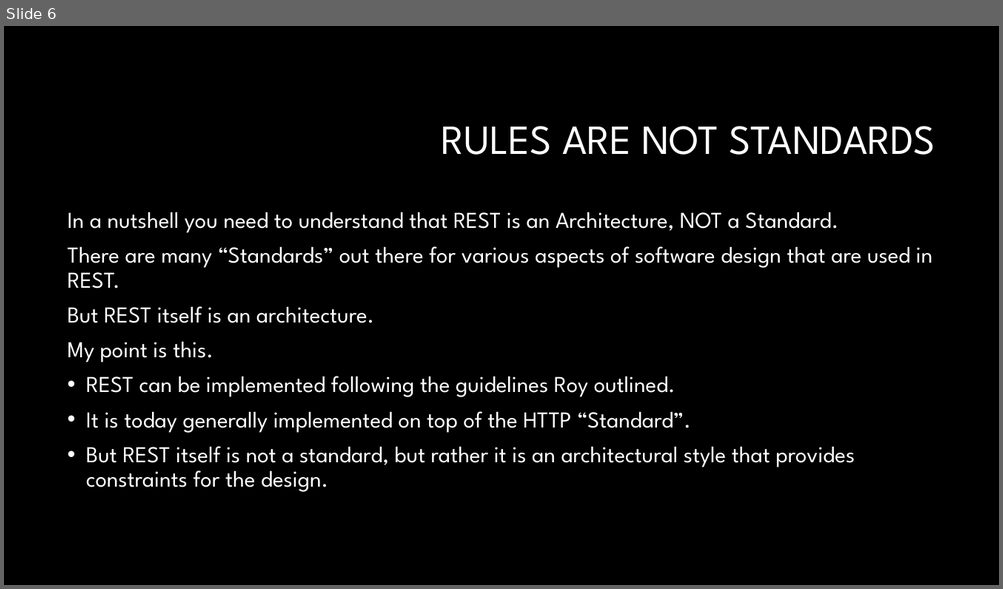
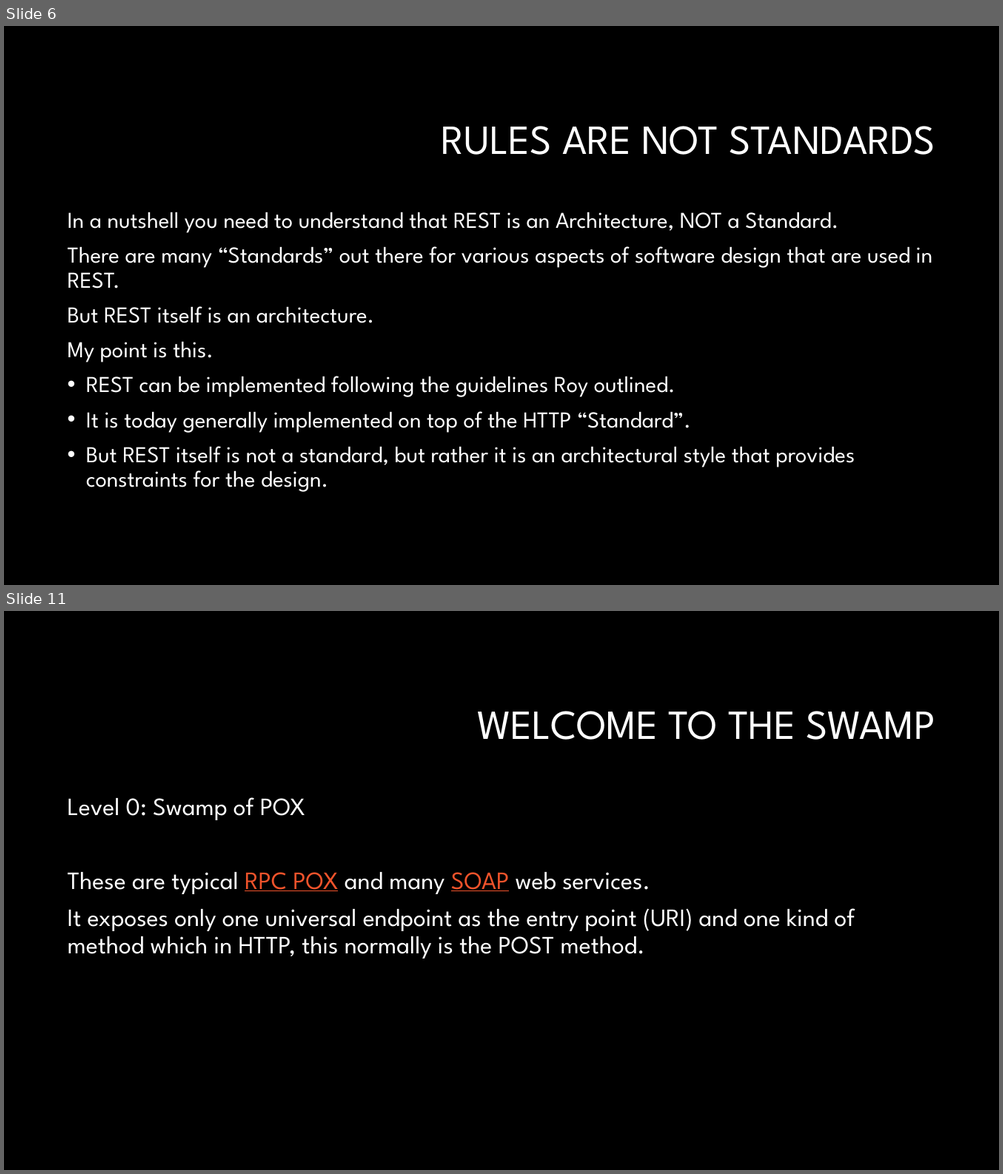
Before and after one commit to RonGarlit/RESTfulApiDemo, a slide deck: RESTful API the HATEOAS Way.pptx. Shown one above the other, each under a label of ours: slide 6 before the commit, slides 6 and 11 after it; the slides between them are not shown. The pictures are 1003x589 and 1003x1174 pixels, drawn with LibreOffice and Linux fonts; fonts in the diff are those of the drawing; background and template pictures are left out. Boxes give left, top, right and bottom in pixels: in the first picture for what was removed or moved away, otherwise in the second. Text is boxed around its words. In the diff, an @@ line names an element or a change of style, - is before the commit and + after.

```diff
--- a/RESTful API the HATEOAS Way.pptx
+++ b/RESTful API the HATEOAS Way.pptx
@@ slide 11 added at (4,611,999,1170), background #000000 @@
@@ title added at (477,711,935,740), 40 pt, text #FFFFFF @@
+WELCOME TO THE SWAMP
@@ text added at (68,797,855,959), 24 pt, text #FFFFFF @@
+Level 0: Swamp of POX
+These are typical RPC POX and many SOAP web services.
+It exposes only one universal endpoint as the entry point (URI) and one kind of method which in HTTP, this normally is the POST method.
```
Also in this commit, not shown: 1 slide changed, 9 other slides added.
